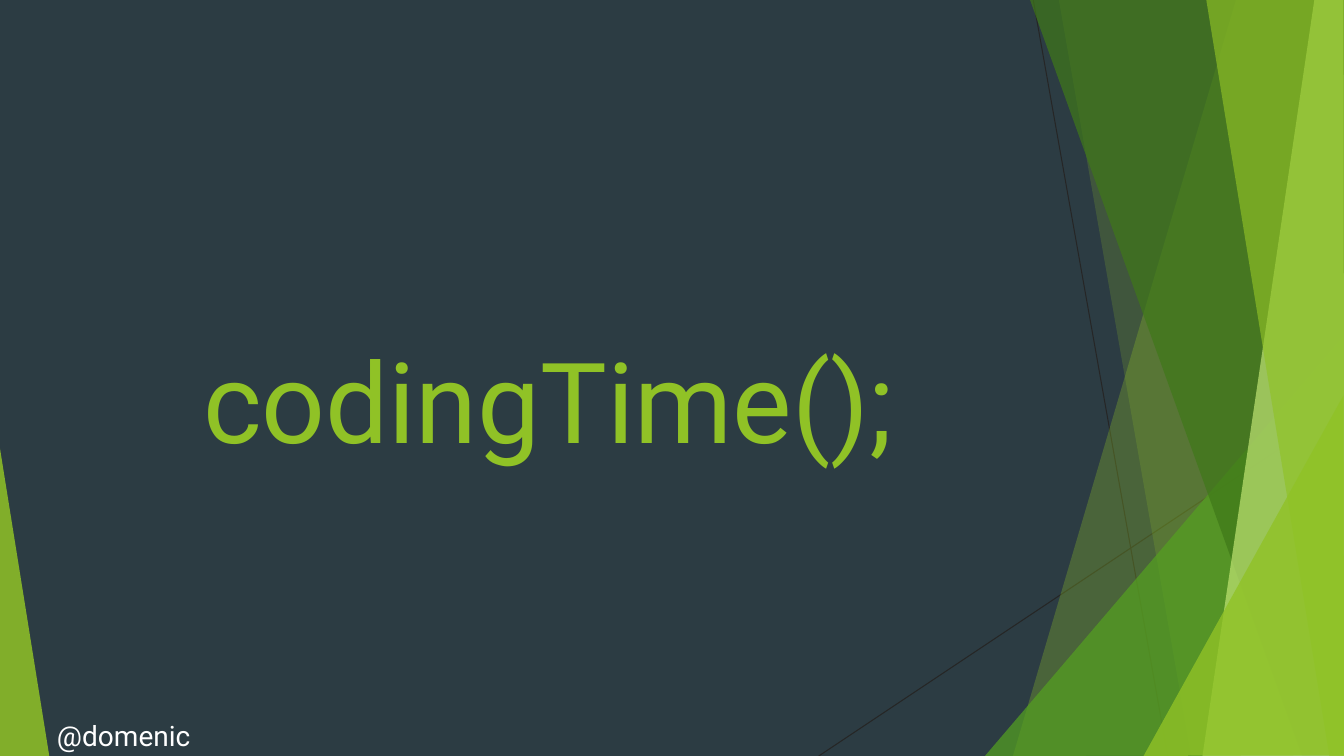
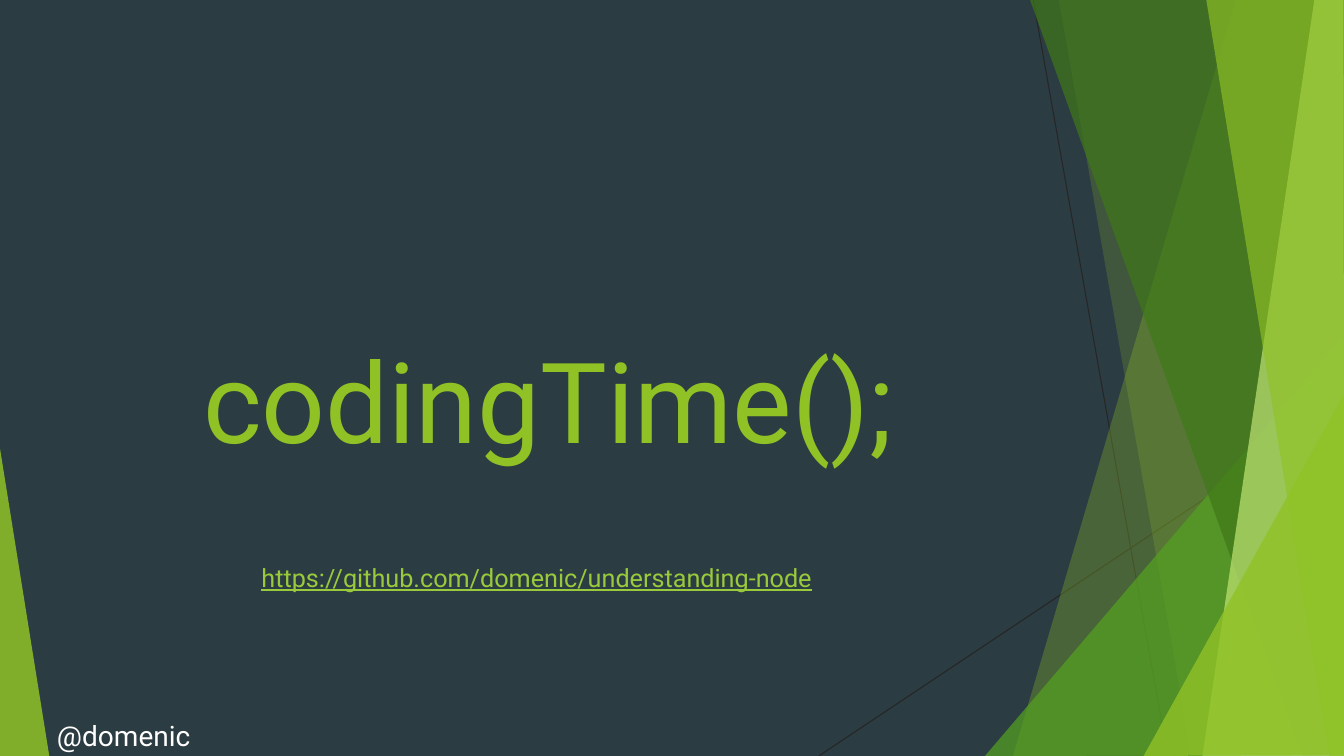
Before and after one commit to domenic/understanding-node, a slide deck: slide 43 of presentation.pptx. Drawn at 1344x756 pixels with LibreOffice and Linux fonts; fonts in the diff are those of the drawing. Boxes give left, top, right and bottom in pixels: in the first picture for what was removed or moved away, otherwise in the second. Text is boxed around its words. In the diff, an @@ line names an element or a change of style, - is before the commit and + after.

Commit message:
Add link to GitHub repo to codingTime() slide.

```diff
--- a/presentation.pptx
+++ b/presentation.pptx
@@ text added at <box>261,568,811,592</box>, 18 pt, text #99CA3C, underline @@
+https://github.com/domenic/understanding-node
```
